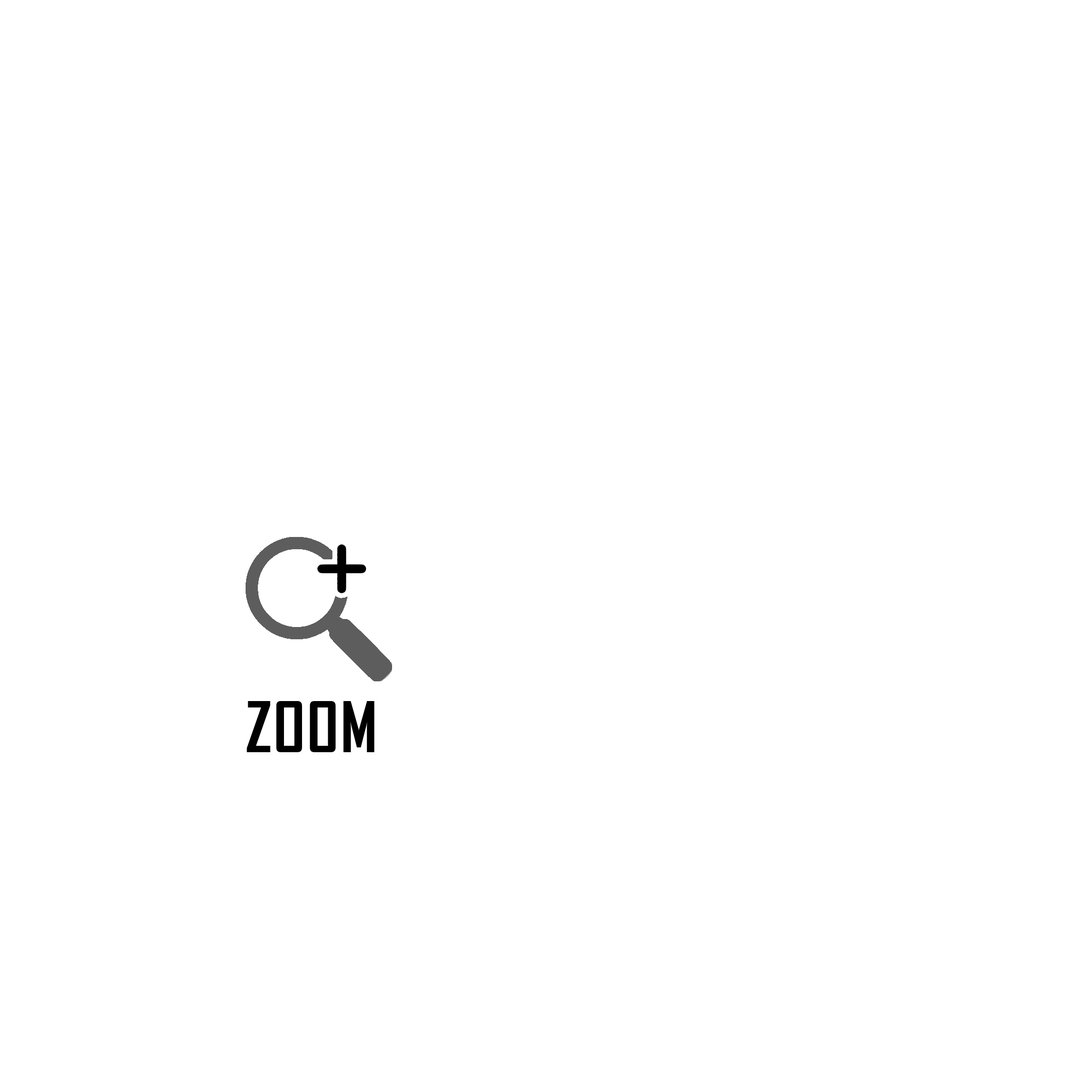
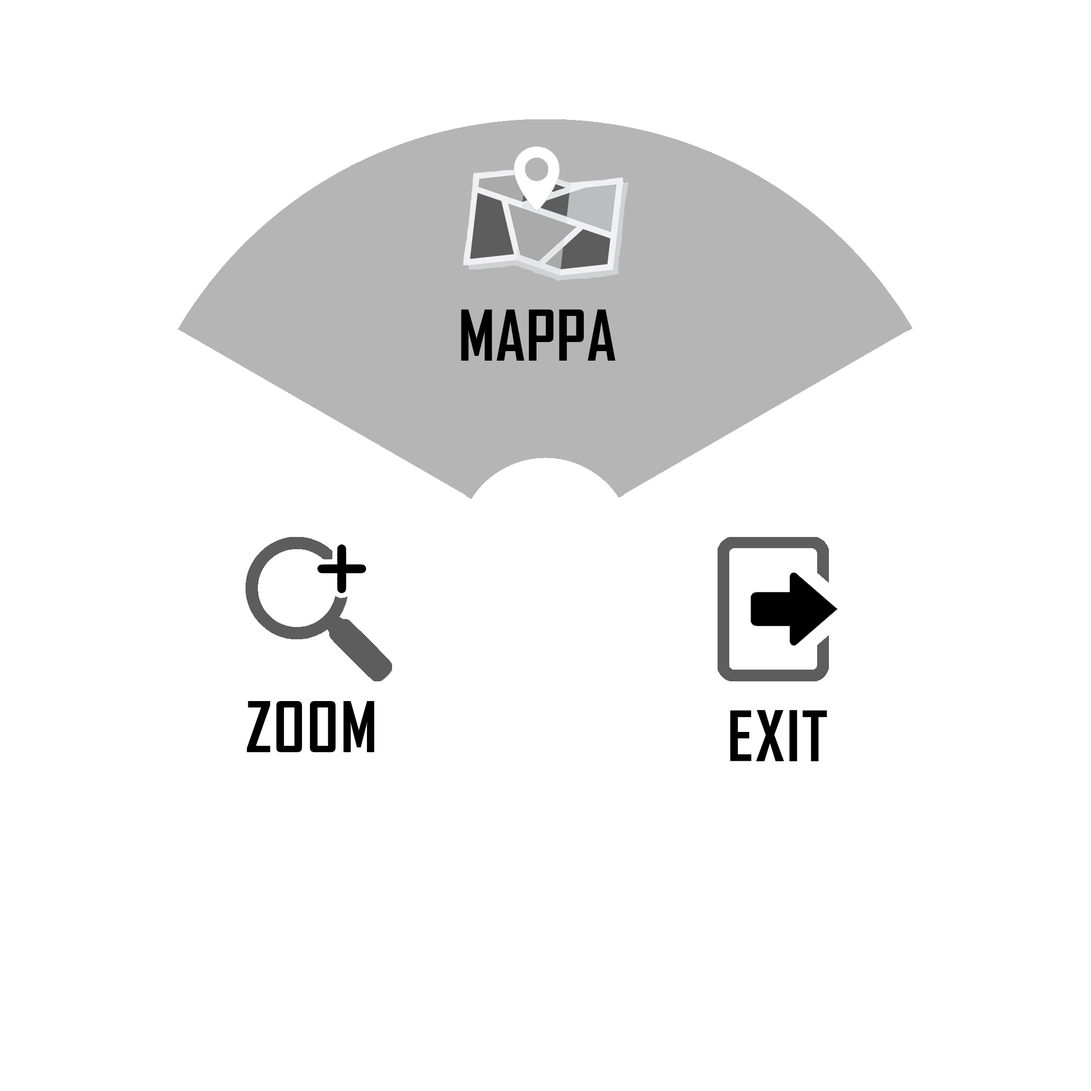
The second (1091, 1091) image is a revision of the first. Changes to its layers:
showed "EXIT" over [730, 710, 828, 762]
showed "MAPPA" over [461, 309, 617, 361]
showed "Mappa_icon" over [462, 146, 630, 282]
showed "Forma 2 copia" over [178, 119, 913, 499]
showed "Exit_Icon" over [717, 537, 838, 682]
showed "Ellisse 1" over [178, 119, 913, 762]
